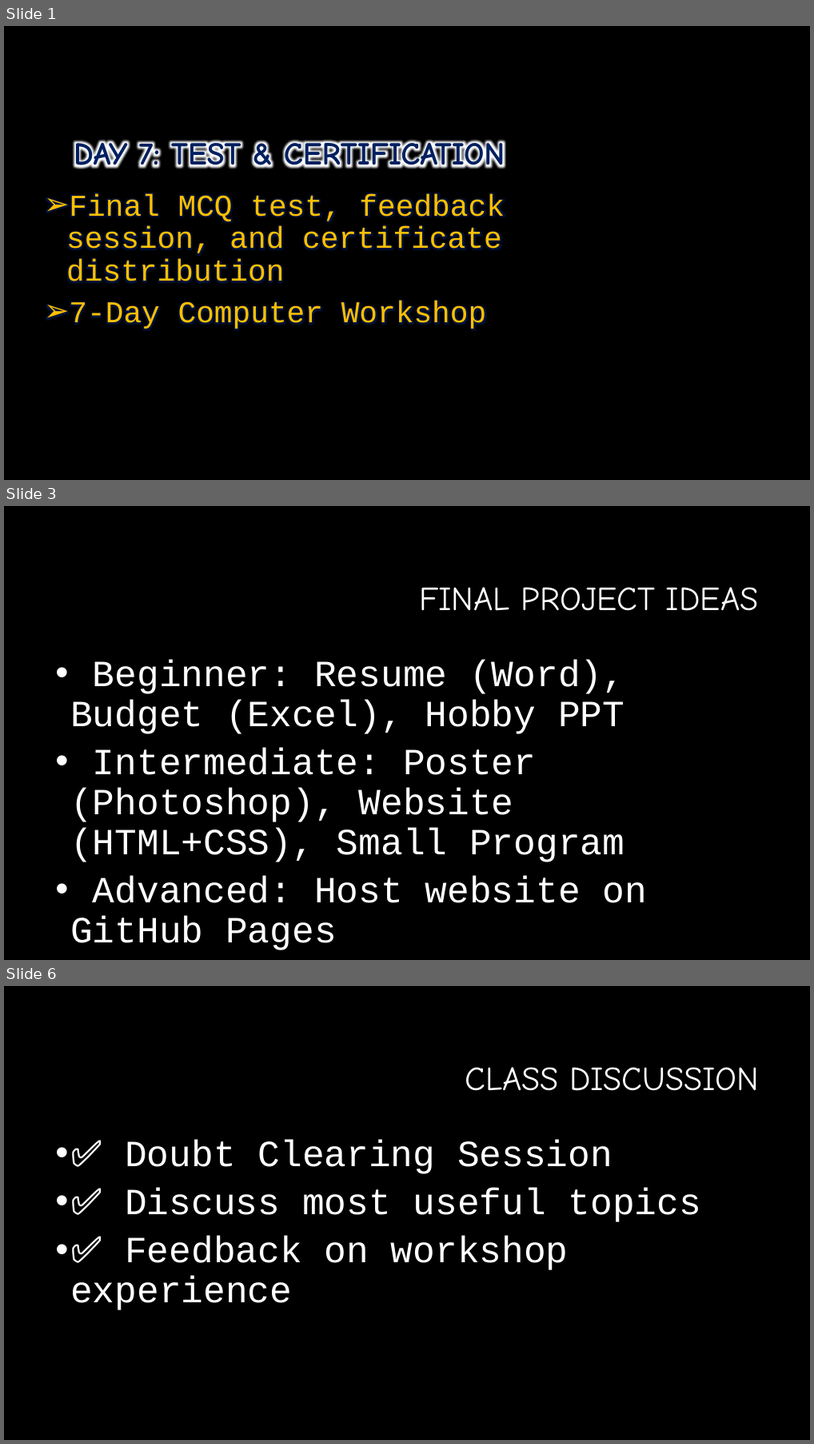
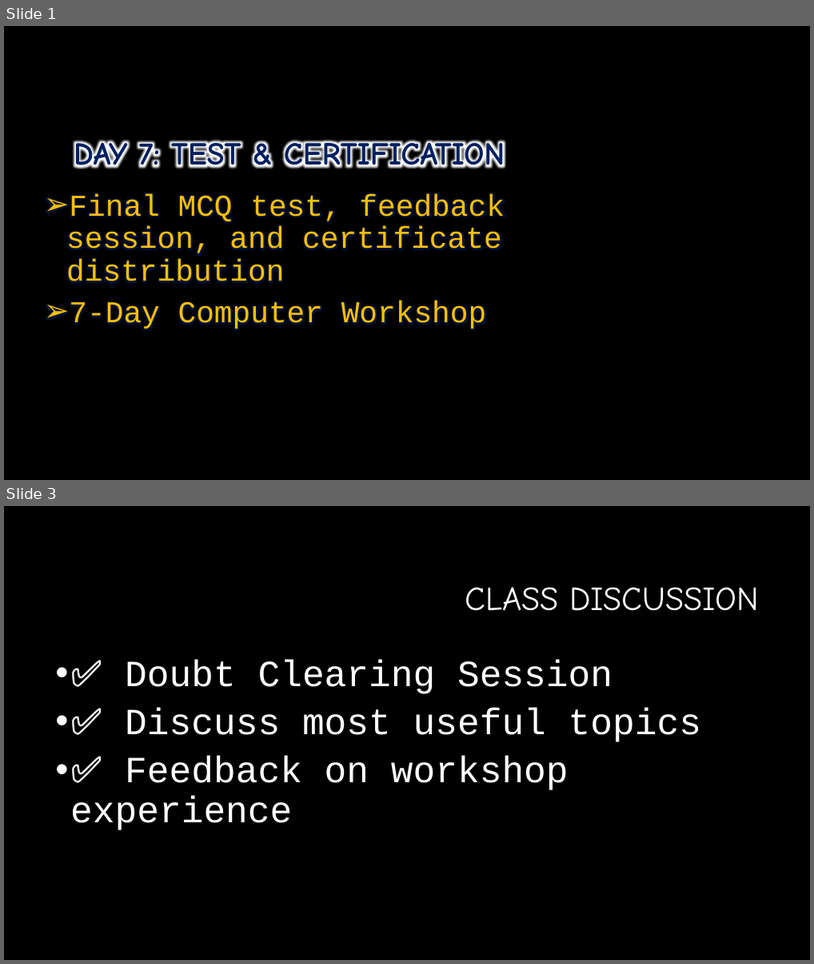
Before and after one commit to officialsurajarya/My-Hand-Written-Notes, a slide deck: 7 Days Workshop/Day7_Final_Project_Certification.pptx. Shown one above the other, each under a label of ours: slides 1, 3 and 6 before the commit, slides 1 and 3 after it; the slides between them are not shown. The pictures are 814x1444 and 814x964 pixels, drawn with LibreOffice and Linux fonts; fonts in the diff are those of the drawing; background and template pictures are left out. Boxes give left, top, right and bottom in pixels: in the first picture for what was removed or moved away, otherwise in the second. Text is boxed around its words. In the diff, an @@ line names an element or a change of style, - is before the commit and + after.

```diff
--- a/7 Days Workshop/Day7_Final_Project_Certification.pptx
+++ b/7 Days Workshop/Day7_Final_Project_Certification.pptx
@@ slide 3 removed at [4,506,810,960], background #000000 @@
@@ title removed at [419,587,759,611] @@
-FINAL PROJECT IDEAS
@@ text removed at [70,660,647,903] @@
-• Beginner: Resume (Word), Budget (Excel), Hobby PPT
-• Intermediate: Poster (Photoshop), Website (HTML+CSS), Small Program
-• Advanced: Host website on GitHub Pages
@@ what was slide 6 is now slide 3 @@
```
Also in this commit, not shown: 1 slide changed, 1 slide added, 4 other slides removed, 11 other files.
